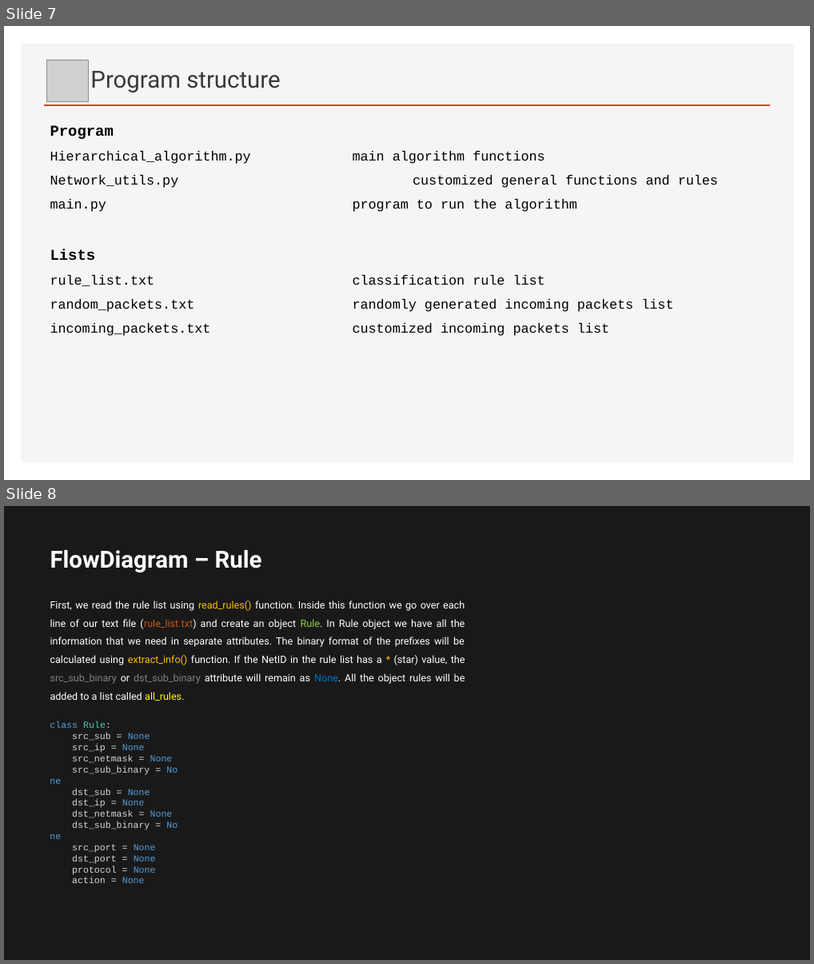
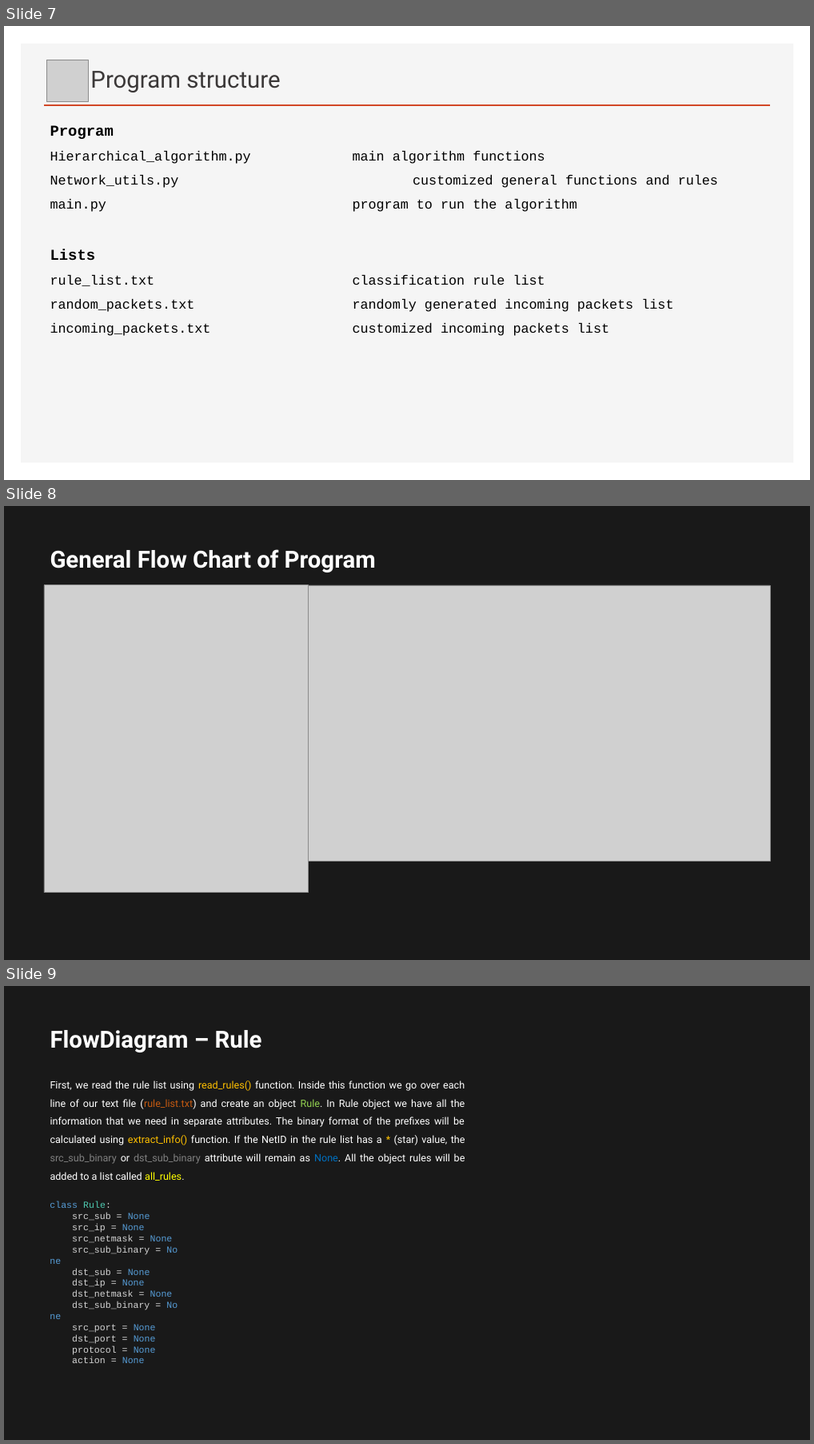
Before and after one commit to alaamjadi/SAR, a slide deck: presentation/Packet classification.pptx. Shown one above the other, each under a label of ours: slides 7 and 8 before the commit, slides 7, 8 and 9 after it. The pictures are 814x964 and 814x1444 pixels, drawn with LibreOffice and Linux fonts; fonts in the diff are those of the drawing; grey boxes stand for pictures; background and template pictures are left out. Boxes give left, top, right and bottom in pixels: in the first picture for what was removed or moved away, otherwise in the second. Text is boxed around its words. In the diff, an @@ line names an element or a change of style, - is before the commit and + after.

```diff
--- a/presentation/Packet classification.pptx
+++ b/presentation/Packet classification.pptx
@@ slide 8 added at (4, 506, 810, 960), background #000000 at 90% opacity @@
@@ title added at (50, 549, 376, 572), 28 pt, text #FFFFFF, bold @@
+General Flow Chart of Program
@@ picture added at (44, 585, 308, 892) @@
@@ picture added at (308, 585, 771, 860) @@
@@ what was slide 8 is now slide 9 @@
```
Also in this commit, not shown: 1 slide removed, 5 other files.
